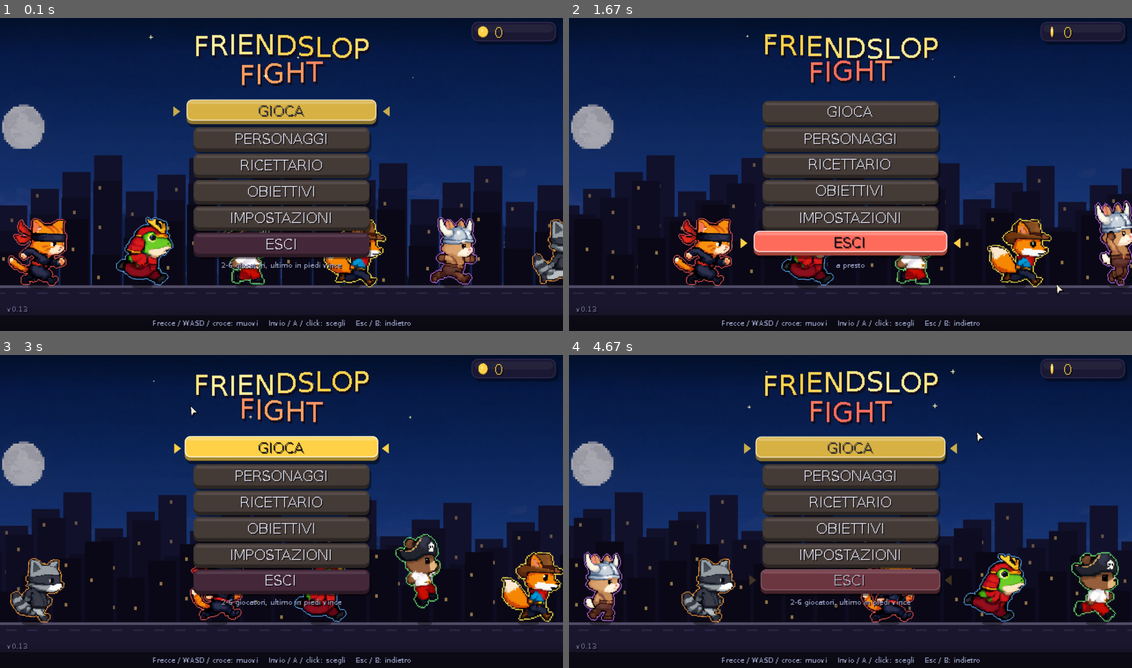
Above: before the commit, frames 1-4 (two rows, left to right).
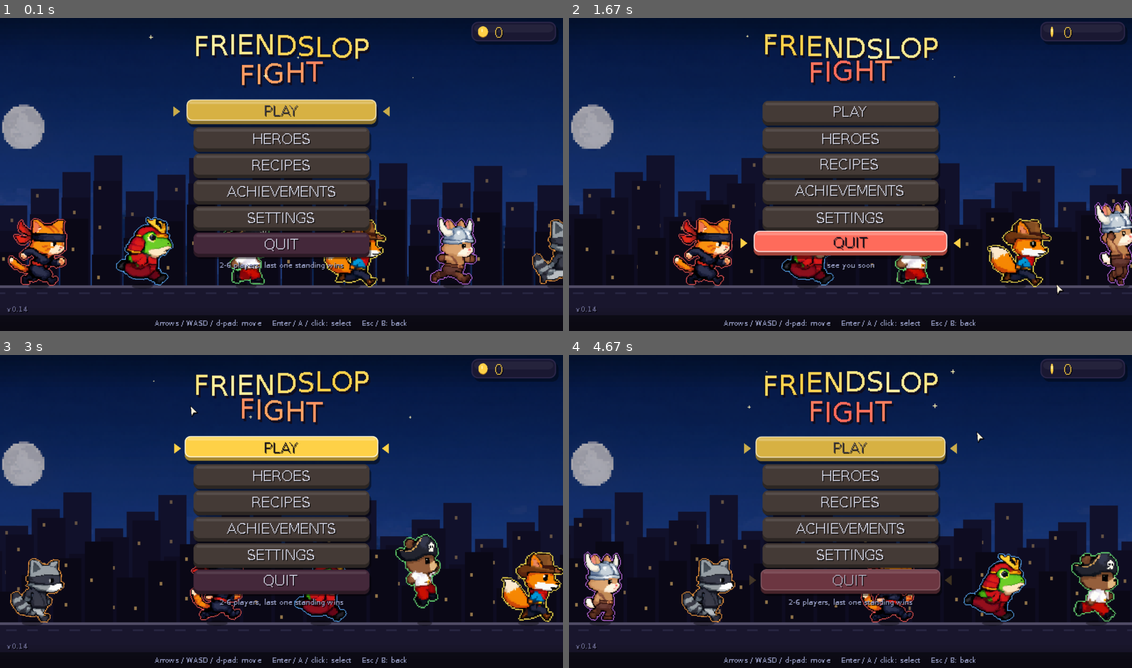
Above: after the commit, the same moments.

Repository: RiccardoGenco/friendslop_fight
Game: LÖVE game, started from gioco/main.lua
Two runs of this game, one before a commit and one after it. Both use one fixed random seed, a clock stepped at 60 frames per second and the inputs below.
Inputs (mouse positions are in pixels of both pictures, inside the frame that each line leads up to):
- Up to frame 1 (0.1 s): no input
- Up to frame 2 (1.67 s): hold Right 0.33-0.8 s; move the mouse to (827, 187) at 0.37 s; hold Up 0.83-1.3 s; move the mouse to (906, 243) at 0.87 s; hold Right from 1.33 s (still down); move the mouse to (1058, 284) at 1.37 s
- Up to frame 3 (3 s): release Right at 1.8 s; hold Left 1.83-2.37 s; move the mouse to (146, 448) at 1.87 s; hold Down 2.4-2.87 s; move the mouse to (264, 455) at 2.43 s; hold Left from 2.9 s (still down); move the mouse to (191, 405) at 2.93 s
- Up to frame 4 (4.67 s): release Left at 3.37 s; hold Up 3.4-3.87 s; move the mouse to (636, 439) at 3.43 s; hold Right 3.9-4.53 s; move the mouse to (675, 470) at 3.93 s; hold Down from 4.57 s (still down); move the mouse to (974, 433) at 4.6 s

The runs differ from the first frame. In frame 1, 2.3% of the frame differs, in the area x 4-73%, y 27-100%; in frame 2, 2.2%; in frame 3, 2.3%; in frame 4, 2.3%.

Commit message:
Lingua: inglese e italiano scelti dalle impostazioni (inglese predefinito), nomi delle fusioni in inglese
Co-Authored-By: Claude Opus 5.5 <noreply@anthropic.com>
Claude-Session: https://claude.ai/code/session_01QFj1NL4PfeXhjCg9n3N451

Diff:
--- /dev/null
+++ b/gioco/src/lang.lua
@@ -0,0 +1,226 @@
+-- Lingua dei testi a schermo. Il gioco e' scritto in italiano; con l'inglese ogni testo passa da qui
+-- (Render.text chiama Lang.t). Prima si cerca la frase intera, poi si sostituiscono i pezzi noti:
+-- cosi' funzionano anche i testi composti ("Obiettivo: " .. nome, "VINCE " .. eroe, ...).
+
+local Lang = { code = "it" }
+
+local EN = {
+  -- menu principale
+  ["GIOCA"] = "PLAY", ["PERSONAGGI"] = "HEROES", ["RICETTARIO"] = "RECIPES", ["OBIETTIVI"] = "ACHIEVEMENTS",
+  ["IMPOSTAZIONI"] = "SETTINGS", ["ESCI"] = "QUIT",
+  ["2-6 giocatori, ultimo in piedi vince"] = "2-6 players, last one standing wins",
+  ["eroi, skin e negozio"] = "heroes, skins and shop",
+  ["fusioni e ricette scoperte"] = "fusions and recipes found",
+  ["sfide e ricompense"] = "challenges and rewards",
+  ["audio e video"] = "audio, video and language",
+  ["a presto"] = "see you soon",
+  ["Frecce / WASD / croce: muovi    Invio / A / click: scegli    Esc / B: indietro"] =
+    "Arrows / WASD / d-pad: move    Enter / A / click: select    Esc / B: back",
+  -- impostazioni
+  ["AUDIO"] = "AUDIO", ["VIDEO"] = "VIDEO",
+  ["Volume generale"] = "Master volume", ["Musica"] = "Music", ["Effetti sonori"] = "Sound effects",
+  ["Schermo intero"] = "Fullscreen", ["Risoluzione finestra"] = "Window resolution",
+  ["Sincronia verticale (vsync)"] = "Vertical sync (vsync)", ["Scala pixel perfetta"] = "Pixel-perfect scaling",
+  ["Scosse dello schermo"] = "Screen shake", ["Lampi a schermo"] = "Screen flashes",
+  ["Vibrazione controller"] = "Controller vibration", ["Ripristina predefinite"] = "Restore defaults",
+  ["Lingua"] = "Language", ["(schermo intero)"] = "(fullscreen)",
+  ["SI"] = "YES", ["NO"] = "NO", ["Invio"] = "Enter",
+  ["Su/giu: scegli    Sinistra/destra o click: cambia    Esc/B: salva e torna"] =
+    "Up/down: select    Left/right or click: change    Esc/B: save and go back",
+  -- eroi
+  ["SCEGLI IL COMBATTENTE"] = "CHOOSE YOUR FIGHTER", ["SCEGLI"] = "SELECT", ["PREFERITO"] = "FAVORITE",
+  ["BLOCCATA"] = "LOCKED", ["SBLOCCATA"] = "UNLOCKED", ["COMPRA EROE "] = "BUY HERO ", ["COMPRA SKIN "] = "BUY SKIN ",
+  ["Sinistra/destra: eroe    Su/giu o rotella: skin    Invio/A: scegli o compra    Esc/B: indietro"] =
+    "Left/right: hero    Up/down or wheel: skin    Enter/A: select or buy    Esc/B: back",
+  ["<> eroe   su/giu skin"] = "<> hero   up/down skin",
+  ["Micio Kage"] = "Kage the Cat", ["Gatto ninja"] = "Ninja cat",
+  ["Ranocchio Taro"] = "Taro the Frog", ["Rana samurai"] = "Samurai frog",
+  ["Orso Barbanera"] = "Blackbeard Bear", ["Orso pirata"] = "Pirate bear",
+  ["Volpe Dakota"] = "Dakota Fox", ["Volpe cowboy"] = "Cowboy fox",
+  ["Coniglio Ragnar"] = "Ragnar Rabbit", ["Coniglio vichingo"] = "Viking rabbit",
+  ["Procione Lesto"] = "Swift Raccoon", ["Procione ladro"] = "Thief raccoon",
+  ["Tigrato"] = "Tabby", ["Siamese"] = "Siamese", ["Ombra"] = "Shadow", ["Alchimista"] = "Alchemist",
+  ["Stagno"] = "Pond", ["Velenosa"] = "Poison", ["Oro"] = "Gold",
+  ["Bruno"] = "Brown", ["Polare"] = "Polar", ["Fantasma"] = "Ghost",
+  ["Prateria"] = "Prairie", ["Artica"] = "Arctic", ["Fuoco"] = "Fire",
+  ["Fiordo"] = "Fjord", ["Neve"] = "Snow", ["Runico"] = "Runic",
+  ["Bidone"] = "Trash can", ["Albino"] = "Albino", ["Notturno"] = "Night",
+  ["Rosso"] = "Red", ["Blu"] = "Blue", ["Verde"] = "Green", ["Giallo"] = "Yellow", ["Viola"] = "Purple",
+  ["Arancio"] = "Orange",
+  -- ricettario
+  ["FUSIONI NORMALI"] = "NORMAL FUSIONS", ["RICETTE SPECIALI"] = "SPECIAL RECIPES",
+  ["Passa col mouse su una casella"] = "Hover a cell with the mouse",
+  ["??? (ricetta speciale)"] = "??? (special recipe)", [": da scoprire"] = ": not found yet",
+  [" fusioni normali scoperte   (oro: ricetta speciale)"] = " normal fusions found   (gold: special recipe)",
+  ["Sinistra/destra: pagina    Mouse: nome della fusione    Esc/B: indietro"] =
+    "Left/right: page    Mouse: fusion name    Esc/B: back",
+  ["Sinistra/destra: pagina    Su/giu o rotella: scorri    Esc/B: indietro"] =
+    "Left/right: page    Up/down or wheel: scroll    Esc/B: back",
+  ["Su/giu o rotella: scorri    Esc/B: indietro"] = "Up/down or wheel: scroll    Esc/B: back",
+  ["SCOPERTA"] = "FOUND", ["NUOVA RICETTA!"] = "NEW RECIPE!", ["Indizio: contiene "] = "Hint: contains ",
+  ["Nuova ricetta: "] = "New recipe: ",
+  -- obiettivi
+  ["Primo sangue"] = "First blood", ["Elimina un avversario"] = "Knock out an opponent",
+  ["Cacciatore"] = "Hunter", ["Elimina 50 avversari"] = "Knock out 50 opponents",
+  ["Campione"] = "Champion", ["Vinci una partita"] = "Win a match",
+  ["Ultimo in piedi"] = "Last one standing", ["Vinci 10 round"] = "Win 10 rounds",
+  ["Veterano"] = "Veteran", ["Gioca 20 partite"] = "Play 20 matches",
+  ["Ninja dei muri"] = "Wall ninja", ["Fai 100 salti dal muro"] = "Do 100 wall jumps",
+  ["Mano ferma"] = "Steady hand", ["Fai 10 parry perfetti"] = "Land 10 perfect parries",
+  ["Leggenda"] = "Legend", ["Elimina qualcuno con un'arma mitica"] = "Knock someone out with a mythic weapon",
+  ["Demolitore"] = "Demolisher", ["Elimina 15 avversari con le esplosioni"] = "Knock out 15 opponents with explosions",
+  ["Collezionista"] = "Collector", ["Raccogli 100 armi"] = "Pick up 100 weapons",
+  ["Domatore di bot"] = "Bot tamer", ["Vinci una partita contro bot difficili"] = "Win a match against hard bots",
+  ["Sfida gli elementi"] = "Weather the storm", ["Resta in vita durante 25 eventi di mappa"] = "Survive 25 map events",
+  ["Intoccabile"] = "Untouchable", ["Vinci un round senza subire danni"] = "Win a round without taking damage",
+  ["Scintilla"] = "Spark", ["Fondi due armi"] = "Fuse two weapons",
+  ["Fabbro"] = "Blacksmith", ["Scopri 25 fusioni normali diverse"] = "Find 25 different normal fusions",
+  ["Apprendista alchimista"] = "Apprentice alchemist", ["Scopri 5 ricette speciali"] = "Find 5 special recipes",
+  ["Scopri tutte le ricette speciali"] = "Find every special recipe",
+  ["Forgiato in battaglia"] = "Battle-forged", ["Vinci un round con un'arma fusa in mano"] = "Win a round holding a fused weapon",
+  ["Obiettivi: "] = "Achievements: ", ["Obiettivo: "] = "Achievement: ", [" completati"] = " completed",
+  ["Nuova skin: "] = "New skin: ", ["Sbloccato "] = "Unlocked ", ["Skin "] = "Skin ", [" sbloccata!"] = " unlocked!",
+  [" monete"] = " coins", [" monete   (totale "] = " coins   (total ", ["FATTO"] = "DONE",
+  -- lobby
+  ["START (o Invio) per iniziare"] = "START (or Enter) to begin",
+  ["START (o Invio): parti da solo contro 2 bot"] = "START (or Enter): play alone against 2 bots",
+  ["Invio: tastiera + 2 bot   oppure premi un tasto del controller"] = "Enter: keyboard + 2 bots   or press a controller button",
+  ["Tastiera 1"] = "Keyboard 1", ["Tastiera 2"] = "Keyboard 2", ["Controller "] = "Controller ",
+  ["Bot: "] = "Bots: ", ["Bot "] = "Bot ", ["Facile"] = "Easy", ["Normale"] = "Normal", ["Difficile"] = "Hard",
+  ["   (Tab o Select per cambiare)"] = "   (Tab or Select to change)",
+  ["F1/F2 tastiera   F10 bot   Backspace togli   Esc menu   Tastiera 1: A D W S   Tastiera 2: frecce"] =
+    "F1/F2 keyboard   F10 bot   Backspace remove   Esc menu   Keyboard 1: A D W S   Keyboard 2: arrows",
+  ["Frecce muovi e salta, Z attacco, X scatto, C parry, V scambia (tieni: fondi), B lancia"] =
+    "Arrows move and jump, Z attack, X dash, C parry, V swap (hold: fuse), B throw",
+  ["WASD muovi, Spazio salta, mouse mira, click attacca, click destro o Q parry, Shift scatto, E scambia (tieni: fondi), G lancia"] =
+    "WASD move, Space jump, mouse aim, click attack, right click or Q parry, Shift dash, E swap (hold: fuse), G throw",
+  ["CONTROLLER SCOLLEGATO"] = "CONTROLLER DISCONNECTED", ["Ricollegalo per continuare"] = "Reconnect it to continue",
+  ["Controller non riconosciuto come gamepad standard (SDL)"] = "Controller not recognized as a standard gamepad (SDL)",
+  ["libero"] = "empty",
+  ["In gioco: F3 hitbox  F4 slow  F5 pausa  F6 frame  F7 ricarica dati  F8 taratura"] =
+    "In game: F3 hitboxes  F4 slow motion  F5 pause  F6 frame step  F7 reload data  F8 tuning",
+  ["TARATURA (F8 chiude, F9 salva)"] = "TUNING (F8 closes, F9 saves)",
+  -- partita
+  ["PAUSA"] = "PAUSED", ["Riprendi"] = "Resume", ["Torna alla lobby"] = "Back to lobby", ["Menu principale"] = "Main menu",
+  ["Volume"] = "Volume",
+  ["Su/giu scegli   sinistra/destra volume   Invio/A conferma   Esc/B riprendi"] =
+    "Up/down select   left/right volume   Enter/A confirm   Esc/B resume",
+  ["ROUND "] = "ROUND ", ["VIA!"] = "GO!", ["PAREGGIO"] = "DRAW", ["PUNTO A"] = "POINT TO", ["VINCE "] = "WINNER: ",
+  ["MORTE IMPROVVISA"] = "SUDDEN DEATH", ["ATTENZIONE!"] = "WARNING!",
+  ["A / Invio: rivincita      B / Esc: lobby"] = "A / Enter: rematch      B / Esc: lobby",
+  [" round   "] = " rounds   ", [" round "] = " rounds ", [" elim."] = " KOs",
+  ["a mani nude"] = "bare hands", ["in mano  v"] = "held  v", ["raccolta  >"] = "pick up  >", ["solo scambio"] = "swap only",
+  ["FRANA!"] = "ROCKSLIDE!", ["BARILI IN ARRIVO!"] = "BARRELS INCOMING!", ["GEYSER DI FUOCO!"] = "FIRE GEYSERS!",
+  ["LAVA IN ARRIVO!"] = "LAVA INCOMING!", ["TEMPESTA!"] = "STORM!", ["PRESSE!"] = "PRESSES!", ["ONDATA!  "] = "WAVE!  ",
+  ["VENTO  >>>"] = "WIND  >>>", ["<<<  VENTO"] = "<<<  WIND",
+  -- mappe
+  ["Arena"] = "Arena", ["Fabbrica"] = "Factory", ["Tetti"] = "Rooftops", ["Miniera"] = "Mine",
+  ["Ghiacciaio"] = "Glacier", ["Vulcano"] = "Volcano", ["Tempio"] = "Temple", ["Galeone"] = "Galleon",
+  ["Laboratorio"] = "Laboratory",
+  -- rarita'
+  ["Base"] = "Basic", ["Avanzata"] = "Advanced", ["Potente"] = "Powerful", ["Mitica"] = "Mythic",
+  -- armi
+  ["Pugni"] = "Fists", ["Spada"] = "Sword", ["Martello"] = "Hammer", ["Lancia"] = "Spear", ["Pistola"] = "Pistol",
+  ["Fucile a pompa"] = "Shotgun", ["Pompa"] = "Shotgun", ["Mitraglietta"] = "SMG", ["Mitra"] = "SMG",
+  ["Fucile cecchino"] = "Sniper rifle", ["Cecchino"] = "Sniper", ["Lanciagranate"] = "Grenade launcher",
+  ["Granate"] = "Grenades", ["Frusta"] = "Whip", ["Katana"] = "Katana", ["Scudo"] = "Shield",
+  ["Boomerang"] = "Boomerang", ["Boomer."] = "Boomer.", ["Lanciafiamme"] = "Flamethrower", ["Fiamme"] = "Flamer",
+  ["Mine"] = "Mines", ["Rampino"] = "Grappling hook", ["Lanciarazzi"] = "Rocket launcher", ["Razzi"] = "Rockets",
+  ["Soffiatore"] = "Leaf blower", ["Soffio"] = "Blower", ["Pistola a bolle"] = "Bubble gun", ["Bolle"] = "Bubbles",
+  ["Pompa automatico"] = "Auto shotgun", ["Pompa A."] = "Auto SG", ["Fucile d'assalto"] = "Assault rifle",
+  ["Assalto"] = "Assault", ["Spara buchi neri"] = "Black hole gun", ["B. nero"] = "B. hole",
+  ["Fucile fantasma"] = "Ghost rifle", ["Lanciasciame"] = "Swarm launcher", ["Sciame"] = "Swarm",
+  -- ricette speciali
+  ["Tornado di fuoco"] = "Fire tornado", ["Tornado"] = "Tornado",
+  ["un vortice che avanza lento, spinge via e incendia"] = "a slow whirlwind that pushes away and sets on fire",
+  ["Bolle bomba"] = "Bubble bombs", ["B. bomba"] = "B. bombs",
+  ["bolle che vagano per la mappa ed esplodono al contatto"] = "bubbles that roam the map and explode on contact",
+  ["Bolla razzo"] = "Rocket bubble", ["B. razzo"] = "R. bubble",
+  ["imprigiona l'avversario e la bolla parte come un razzo"] = "traps the opponent and the bubble takes off like a rocket",
+  ["Arpione"] = "Harpoon",
+  ["lanci la lancia legata a una corda e trascini chi colpisci"] = "throw the spear on a rope and drag whoever you hit",
+  ["Catena falciante"] = "Reaper chain", ["Catena"] = "Chain",
+  ["ti agganci al bersaglio e arrivi con un fendente"] = "hook onto the target and arrive with a slash",
+  ["Martello a reazione"] = "Jet hammer", ["Reazione"] = "Jet",
+  ["il colpo ti spara in avanti come un razzo e chiude con un'esplosione"] = "the swing launches you forward like a rocket and ends in an explosion",
+  ["Scudo volante"] = "Flying shield", ["Scudo vol."] = "Fly shield",
+  ["lo lanci, rimbalza sui muri, colpisce e torna: in volo non ti protegge"] = "throw it, it bounces off walls, hits and comes back: it won't protect you while flying",
+  ["Granata boomerang"] = "Boomerang grenade", ["Gran. boom."] = "Boom. gren.",
+  ["torna verso di te: prendila al volo prima che esploda e la rilanci"] = "it comes back to you: catch it before it explodes to throw it again",
+  ["Frusta di fuoco"] = "Fire whip", ["Frusta f."] = "Fire whip",
+  ["tira verso di te, incendia e lascia fiamme a terra"] = "pulls toward you, sets on fire and leaves flames on the ground",
+  ["Sciame d'api"] = "Bee swarm", ["Api"] = "Bees",
+  ["raffica di api che inseguono il bersaglio e lo rallentano"] = "a burst of bees that chase the target and slow it down",
+  ["Pompa a bolle"] = "Bubble shotgun", ["Pompa b."] = "Bubble SG", ["sei bolle a ventaglio"] = "six bubbles in a fan",
+  ["Cannone a vento"] = "Wind cannon", ["Cannone v."] = "Wind cannon",
+  ["un colpo d'aria che attraversa la mappa e spinge chiunque sulla linea"] = "an air blast that crosses the map and pushes anyone in its path",
+  ["Pioggia di mine"] = "Mine shower", ["Pioggia"] = "Shower", ["cinque mine sparse a ventaglio"] = "five mines spread in a fan",
+  ["Spada di ritorno"] = "Returning sword", ["Spada rit."] = "Ret. sword",
+  ["la spada si lancia ruotando e torna in mano, colpendo all'andata e al ritorno"] = "the sword spins out and comes back, hitting both ways",
+}
+
+-- aggettivi delle fusioni normali (inglese: prima del nome)
+Lang.ADJ = {
+  affilata = "Sharp", pesante = "Heavy", portata = "Long-range", uncino = "Hooked", scatto = "Swift",
+  guardia = "Armored", calibro = "Boosted", rosa = "Spread", ritorno = "Returning", raffica = "Burst",
+  perforante = "Piercing", aggancio = "Grappling", bolla = "Bubble", folata = "Wind", fuoco = "Flaming",
+  esplosivo = "Explosive", trappola = "Mined",
+}
+
+-- maiuscole: "VINCE MICIO KAGE!" -> "WINNER: KAGE THE CAT!"
+local upper = {}
+for k, v in pairs(EN) do
+  local K = k:upper()
+  if K ~= k and not EN[K] then upper[K] = v:upper() end
+end
+for k, v in pairs(upper) do EN[k] = v end
+
+-- pezzi per i testi composti, dal piu' lungo al piu' corto
+local PIECES = {}
+for k, v in pairs(EN) do
+  if #k >= 3 and k ~= v then PIECES[#PIECES + 1] = { k, v } end
+end
+table.sort(PIECES, function(a, b) if #a[1] ~= #b[1] then return #a[1] > #b[1] end return a[1] < b[1] end)
+
+local function plain(s) return (s:gsub("[%^%$%(%)%%%.%[%]%*%+%-%?]", "%%%0")) end
+for _, p in ipairs(PIECES) do
+  -- se il pezzo comincia o finisce con una lettera, deve essere una parola intera
+  local pat = plain(p[1])
+  if p[1]:find("^[%w]") then pat = "%f[%w]" .. pat end
+  if p[1]:find("[%w]$") then pat = pat .. "%f[%W]" end
+  p.pat = pat
+  p.rep = p[2]:gsub("%%", "%%%%")
+end
+
+local cache, cached = {}, 0
+
+function Lang.t(s)
+  if Lang.code ~= "en" or type(s) ~= "string" or s == "" then return s end
+  local c = cache[s]
+  if c then return c end
+  local out = EN[s]
+  if not out then
+    out = s
+    for _, p in ipairs(PIECES) do
+      if out:find(p.pat) then out = out:gsub(p.pat, p.rep) end
+    end
+  end
+  cached = cached + 1
+  if cached > 4000 then cache, cached = {}, 0 end
+  cache[s] = out
+  return out
+end
+
+-- nomi delle armi fuse in inglese: "Doppia spada" -> "Double Sword", "Pistola a raffica" -> "Burst Pistol"
+function Lang.fusion_name(body_name, trait, double)
+  local n = EN[body_name] or body_name
+  if double then return "Double " .. n end
+  return (Lang.ADJ[trait] or trait) .. " " .. n
+end
+
+function Lang.set(code)
+  Lang.code = code == "en" and "en" or "it"
+  cache, cached = {}, 0
+end
+
+return Lang
--- a/gioco/src/menu.lua
+++ b/gioco/src/menu.lua
@@ -59,6 +59,8 @@
   { key = "shake", label = "Scosse dello schermo", kind = "slider" },
   { key = "flash", label = "Lampi a schermo", kind = "slider" },
   { key = "vibration", label = "Vibrazione controller", kind = "toggle" },
+  { header = "LINGUA / LANGUAGE" },
+  { key = "lang", label = "Lingua", kind = "choice" },
   { key = "reset", label = "Ripristina predefinite", kind = "action" },
 }
 local SEL_ROWS = {}
@@ -81,6 +83,12 @@
   return list
 end
 Menu.resolutions = resolutions
+local LANGS = { "en", "it" }
+local LANG_NAME = { en = "English", it = "Italiano" }
+local function choices(row)
+  if row.key == "lang" then return LANGS end
+  return resolutions()
+end
 
 -- applica volumi, finestra ed effetti; da chiamare dopo ogni modifica
 function Menu.apply_settings()
@@ -89,6 +97,9 @@
   Audio.music_mul = st.master * st.music
   local Fx = require("src.fx")
   Fx.shake_mul, Fx.flash_mul = st.shake, st.flash
+  local Lang = require("src.lang")
+  Lang.set(st.lang)
+  require("src.sim.fusion").namer = Lang.code == "en" and Lang.fusion_name or nil
   local w = love.window
   if w and w.getFullscreen then
     pcall(function()
@@ -131,7 +142,7 @@
     if row.kind == "slider" then set_setting(row, st[row.key] + d * 0.1)
     elseif row.kind == "toggle" then set_setting(row, d > 0)
     elseif row.kind == "choice" then
-      local list, cur = resolutions(), 1
+      local list, cur = choices(row), 1
       for i, r in ipairs(list) do if r == st[row.key] then cur = i end end
       set_setting(row, list[(cur - 1 + d) % #list + 1])
     end
@@ -536,7 +547,7 @@
   end
   local it = ITEMS[Menu.sel]
   Render.text(it.sub, W / 2, 98 + #ITEMS * 30 + 2, UI.dim, "small", "center", W)   -- sotto l'ultimo pulsante
-  Render.text("v0.13", 8, H - 30, { 0.4, 0.4, 0.55 }, "small", "left", 60)
+  Render.text("v0.14", 8, H - 30, { 0.4, 0.4, 0.55 }, "small", "left", 60)
   footer("Frecce / WASD / croce: muovi    Invio / A / click: scegli    Esc / B: indietro", W, H)
 end
 
@@ -824,8 +835,8 @@
   Render.text("IMPOSTAZIONI", W / 2, 6, UI.gold, "big", "center", W)
   local st = Profile.data.settings
   local x, w = 110, W - 220
-  panel(x - 10, 44, w + 20, 272)
-  local y = 50
+  panel(x - 10, 42, w + 20, 288)
+  local y = 46
   for i, row in ipairs(SETTINGS) do
     if row.header then
       Render.text(row.header, x + 4, y + 4, UI.coral, "small", "left", 200)
@@ -867,7 +878,8 @@
         end)
       elseif row.kind == "choice" then
         local v = st[row.key] or "1280x720"
-        local full = st.fullscreen
+        local full = st.fullscreen and row.key == "resolution"
+        if row.key == "lang" then v = LANG_NAME[v] or v end
         setc(UI.ink); lg.rectangle("fill", cx, y + 3, 120, 13, 4, 4)
         Render.text("<  " .. v:gsub("x", " x ") .. "  >", cx + 60, y + 5, full and UI.dim or (on and UI.gold or UI.text), "small", "center", 120)
         if full then Render.text("(schermo intero)", cx + 128, y + 5, UI.dim, "small", "left", 120) end
@@ -886,7 +898,7 @@
         hit(x, y, w, 18, function() if Menu.sel ~= idx then Menu.sel = idx; sfx("ui_move") end end,
           function() Menu.sel = idx; settings_press("ok") end)
       end
-      y = y + 20
+      y = y + 19
     end
   end
   footer("Su/giu: scegli    Sinistra/destra o click: cambia    Esc/B: salva e torna", W, H)
--- a/gioco/src/profile.lua
+++ b/gioco/src/profile.lua
@@ -39,7 +39,8 @@
 Profile.DEFAULT_SETTINGS = {
   master = 0.8, music = 0.6, sfx = 0.8,                  -- volumi 0..1
   fullscreen = false, vsync = true, pixel_perfect = false, -- video
-  resolution = "1280x720",                               -- finestra (in schermo intero si usa lo schermo)
+  resolution = "1280x720",
+  lang = "en",                                           -- lingua dei testi: "en" o "it"                               -- finestra (in schermo intero si usa lo schermo)
   shake = 1, flash = 1,                                  -- intensita' di scosse e lampi 0..1
   vibration = true, bot_level = 2,                       -- vibrazione controller, livello bot 1-3
 }
--- a/gioco/src/render.lua
+++ b/gioco/src/render.lua
@@ -103,7 +103,9 @@
 function Render.font(name) return fonts[name] end
 
 -- testo con ombra; align = "left" | "center" | "right" rispetto a x (centrato su limit se dato)
+local Lang = require("src.lang")
 function Render.text(str, x, y, color, font, align, limit)
+  str = Lang.t(str)
   lg.setFont(fonts[font or "small"])
   align = align or "left"
   limit = limit or 400
--- a/gioco/src/sim/fusion.lua
+++ b/gioco/src/sim/fusion.lua
@@ -328,6 +328,7 @@
   if f.recipe then return Fusion.RECIPES[Fusion.recipe_key(f.body, f.donor)].name end
   local body_name = data.weapons[f.body].name
   local g = GENDER[f.body] or 1
+  if Fusion.namer then return Fusion.namer(body_name, f.trait, f.body == f.donor) end   -- altra lingua
   if f.body == f.donor then
     return DOUBLE[g] .. " " .. body_name:sub(1, 1):lower() .. body_name:sub(2)
   end
--- a/gioco/tests/run_tests.lua
+++ b/gioco/tests/run_tests.lua
@@ -1754,6 +1754,19 @@
   check(icy > normal * 3, "sul ghiaccio scivola " .. icy .. ", a terra " .. normal)
 end)
 
+test("lingua: inglese per testi interi, composti e nomi delle fusioni", function()
+  local Lang = require("src.lang")
+  Lang.set("en")
+  check(Lang.t("GIOCA") == "PLAY", Lang.t("GIOCA"))
+  check(Lang.t("Obiettivo: Primo sangue") == "Achievement: First blood", Lang.t("Obiettivo: Primo sangue"))
+  check(Lang.t("VINCE MICIO KAGE!") == "WINNER: KAGE THE CAT!", Lang.t("VINCE MICIO KAGE!"))
+  check(Lang.t("3 round   2 elim.") == "3 rounds   2 KOs", Lang.t("3 round   2 elim."))
+  check(Lang.fusion_name("Pistola", "raffica", false) == "Burst Pistol", "fusione")
+  check(Lang.fusion_name("Spada", "affilata", true) == "Double Sword", "doppia")
+  Lang.set("it")
+  check(Lang.t("GIOCA") == "GIOCA", "italiano")
+end)
+
 local function main()
   for _, t in ipairs(tests) do
     local ok, err = pcall(t.fn)
